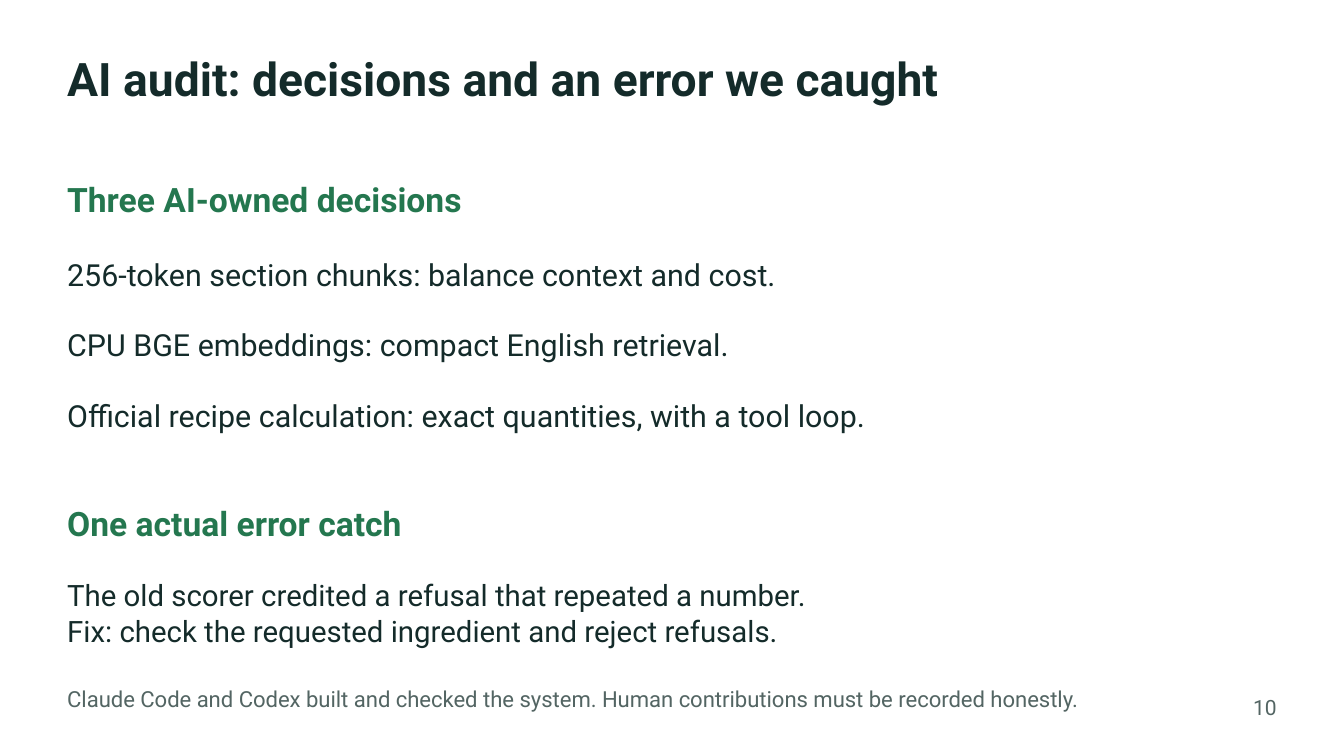
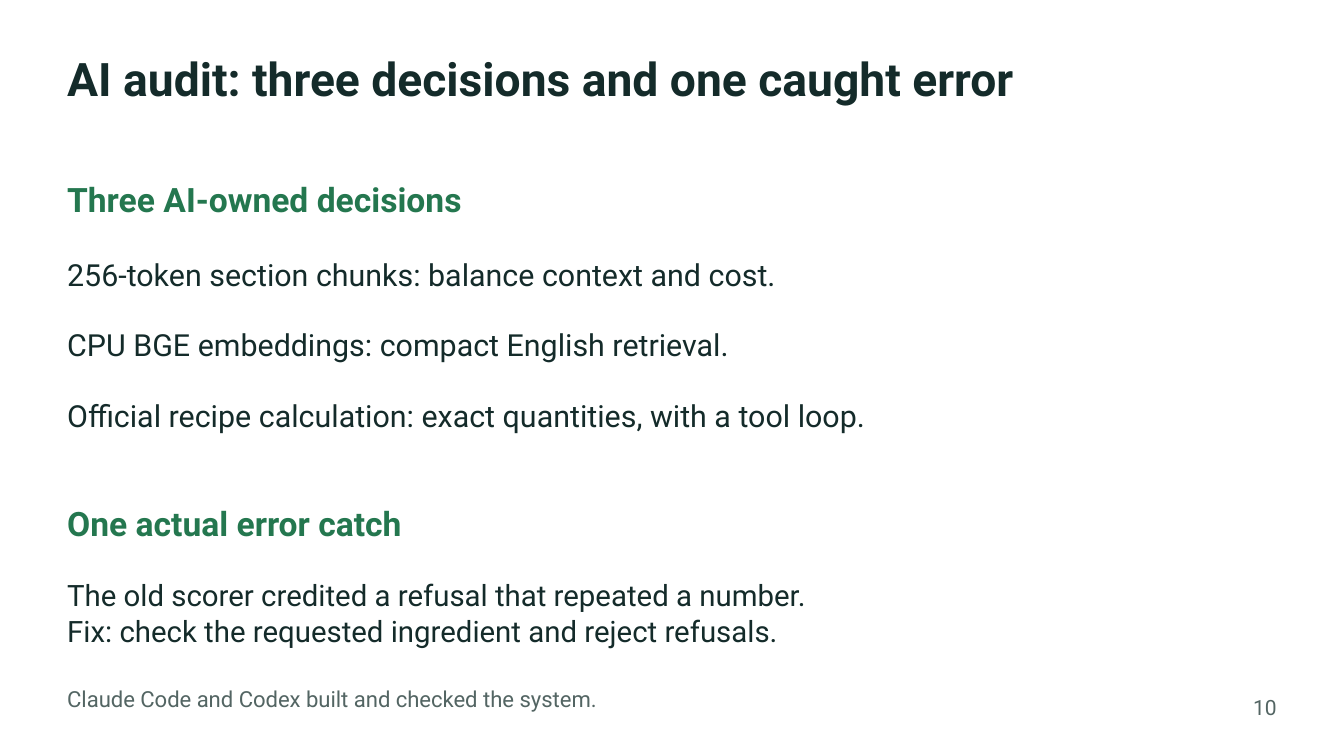
Before and after one commit to NDN-P/NLPDLxMC, a slide deck: slide 10 of presentation/MCQA_pitch_ready.pptx. Drawn at 1344x756 pixels with LibreOffice and Linux fonts; fonts in the diff are those of the drawing. Boxes give left, top, right and bottom in pixels: in the first picture for what was removed or moved away, otherwise in the second. Text is boxed around its words. In the diff, an @@ line names an element or a change of style, - is before the commit and + after.

```diff
--- a/presentation/MCQA_pitch_ready.pptx
+++ b/presentation/MCQA_pitch_ready.pptx
@@ text at box(67, 61, 1013, 106): text changed @@
-AI audit: decisions and an error we caught
+AI audit: three decisions and one caught error
@@ text at box(67, 690, 597, 712): text changed @@
-Claude Code and Codex built and checked the system. Human contributions must be recorded honestly.
+Claude Code and Codex built and checked the system.
```
Also in this commit, not shown: 3 other slides changed, 1 other file.
